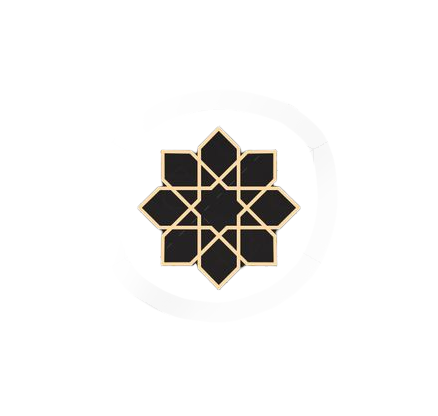
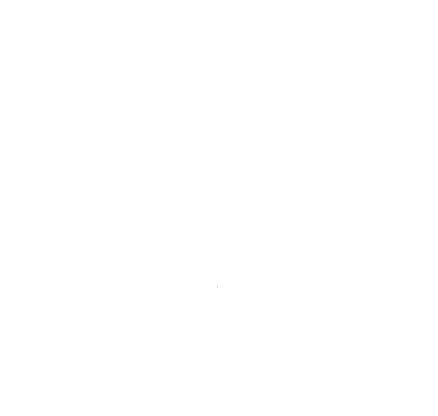
Layered file, before and after one edit (438 × 416). Changes by layer:
hid "Layer 11" over <box>135,124,302,291</box>
hid "Layer 8" over <box>187,170,254,238</box>
hid "Layer 10" over <box>178,161,265,247</box>
added layer "Layer 14" above "Layer 13" over <box>138,126,300,288</box>
added layer "Layer 13" above "Layer 9" over <box>124,91,337,322</box>
hid "Layer 9" over <box>124,91,337,322</box>
hid "Layer 7" over <box>124,91,337,322</box>
added layer "Layer 12" above "Layer 1" over <box>124,91,337,322</box>
hid "Layer 1", painted on it, unmasked it over <box>124,91,337,322</box>